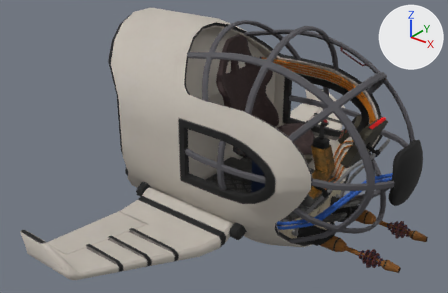
Renders of the FBX model Assets/Constructions/small_shuttle_new.FBX from each side of a commit.
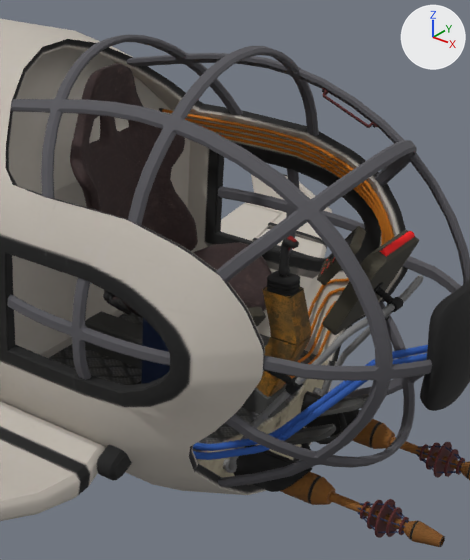
Each version is shown whole from a 50 mm lens placed at (2.33, -6.8, 2.59), pointed at (-0.43, -3.34, 0.45), then close up on the part from 41% to 92% of the width and 1% to 95% of the height. Arrows for +X, +Y and +Z are at upper right; the lights stay in place. Where no turn or scale is listed for an object, it has been applied to the vertices.

Names of what the first close-up shows: 'laser_gun_left', 'laser_gun_right', 'small_ship', 'small_shuttle_left_wing', 'small_shuttle_right_wing'.
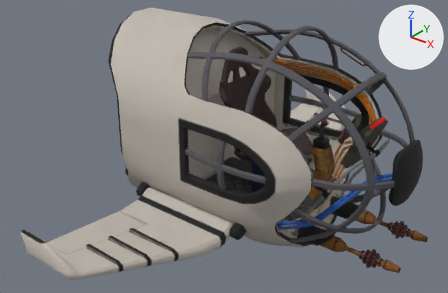
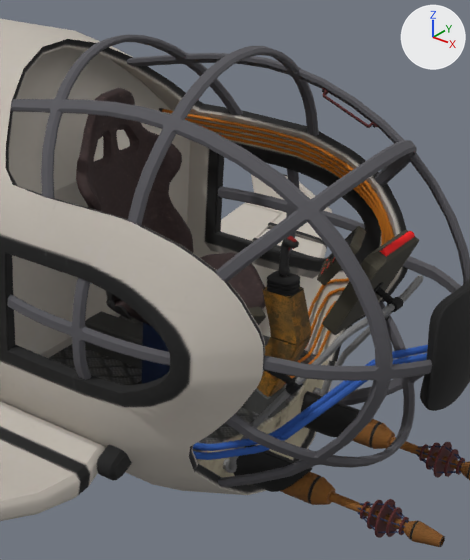
Where the change shows, as pixel boxes [x1, y1, x2, y2] in the close-ups (470 x 560 px; the box of a moved part takes in the faces that stretch with it):
part 1 of me_mesh, moved or reshaped
    before: [112, 242, 272, 318]
    after: [114, 252, 266, 326]
part 2 of me_mesh, moved or reshaped
    before: [103, 290, 131, 315]
    after: [106, 291, 132, 320]
part 3 of me_mesh, moved or reshaped
    before: [70, 63, 198, 294]
    after: [76, 88, 194, 301]
part 4 of me_mesh, deleted (black)
    before: [318, 394, 369, 417]
part 5 of me_mesh, deleted (black)
    before: [285, 424, 336, 445]
part 6 of me_mesh, deleted
    before: [301, 443, 311, 450]
part 7 of me_mesh, deleted
    before: [302, 413, 347, 444]
part 8 of me_mesh, built on
    both: [34, 197, 265, 459]
part 9 of me_mesh, moved or reshaped
    both: [236, 110, 407, 325]

Edits to the bpy script that builds the scene:
```text
Change me_mesh:
    used by ob_small_ship; location = (-0.727, -3.107, 0.0); scale = (0.0254, 0.0254, 0.0254)
    remove me_mesh.from_pydata(...)  # 11368 vertices, 20686 faces; spans x -33.8..70.0, y -28.9..28.9, z -11.3..56.6
    add me_mesh.from_pydata(...)  # 12810 vertices, 23338 faces; spans x -33.8..70.0, y -28.9..28.9, z -11.3..56.6
    me_mesh part 1: the loose piece of 236 vertices spanning x 15.1..35.1, y -13.6..12.4, z 15.8..22.8 is scaled about its middle by 0.928, then moved by (-0.6, 0.0, -1.4)
    me_mesh part 2: the loose piece of 271 vertices spanning x 14.3..21.3, y -11.9..-8.3, z 16.3..24.7 is scaled about its middle by 0.928, then moved by (-0.1, 0.7, -1.5)
    me_mesh part 3: the loose piece of 1102 vertices spanning x 7.7..19.7, y -13.3..12.2, z 17.1..50.5 is scaled about its middle by 0.928, then moved by (0.2, 0.0, -2.4)
    me_mesh part 4: the loose piece of 216 vertices spanning x 43.7..53.1, y 3.1..7.6, z 1.2..7.0 is deleted
    me_mesh part 5: the loose piece of 216 vertices spanning x 43.7..53.1, y -7.5..-3.0, z 1.2..7.0 is deleted
    me_mesh part 6: the loose piece of 120 vertices spanning x 41.4..50.3, y -6.4..-4.0, z -3.2..4.3 is deleted
    me_mesh part 7: the loose piece of 120 vertices spanning x 41.4..50.3, y 4.1..6.5, z -3.2..4.3 is deleted
    me_mesh part 8: 75 vertices removed from x 26.5..50.0, y -27.8..-18.5, z 3.5..39.1; 2162 vertices added at x 0.5..49.9, y -27.8..-18.5, z 3.4..39.1
    me_mesh part 9: 45 vertices removed from x 26.5..50.0, y 19.5..27.8, z 11.7..39.1; 72 vertices added at x 25.5..49.9, y 19.5..27.8, z 11.0..39.1
```
